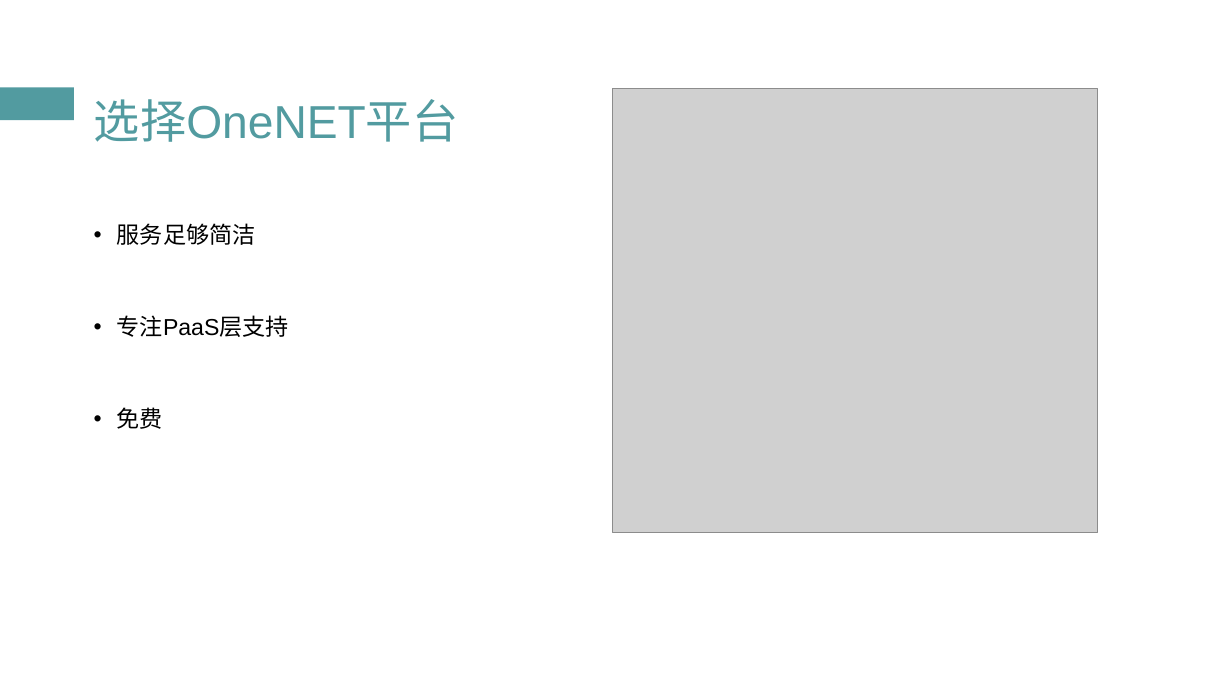
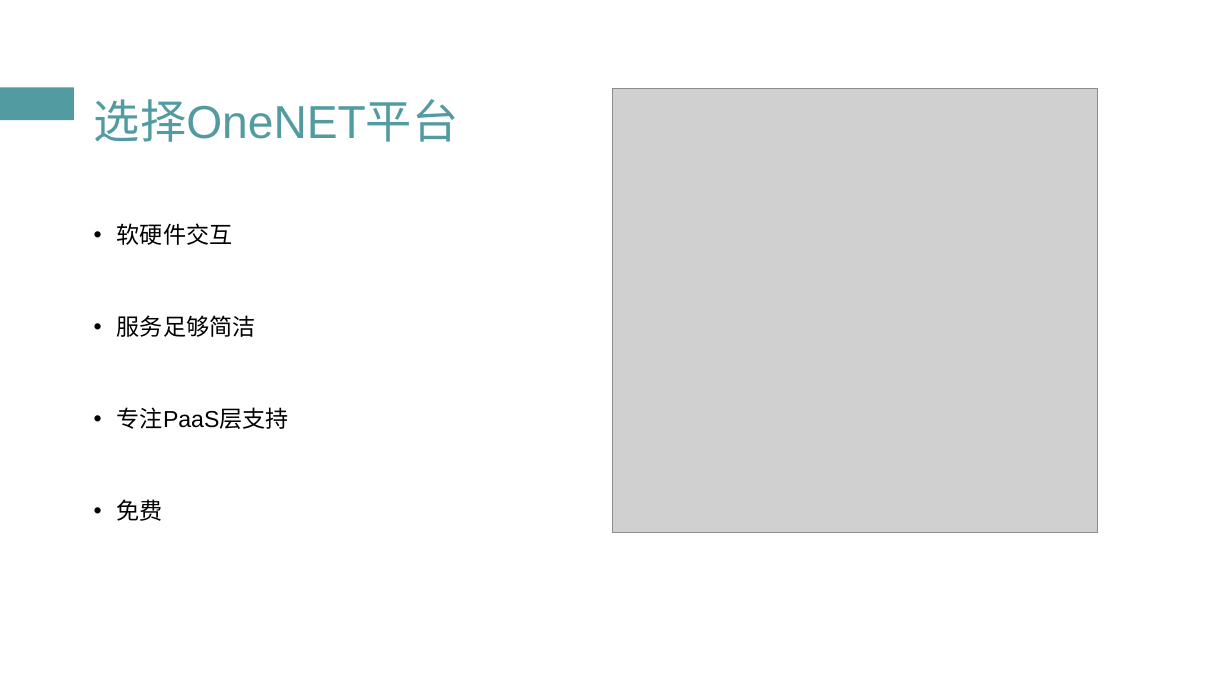
Before and after one commit to zstiu/IoTService, a slide deck: slide 7 of 毕设资料/郑世同IotSevice答辩.ppt (slide 9 before the commit). Drawn at 1232x693 pixels with LibreOffice and Linux fonts; fonts in the diff are those of the drawing; grey boxes stand for pictures. Boxes give left, top, right and bottom in pixels: in the first picture for what was removed or moved away, otherwise in the second. Text is boxed around its words. In the diff, an @@ line names an element or a change of style, - is before the commit and + after.

```diff
--- a/毕设资料/郑世同IotSevice答辩.ppt
+++ b/毕设资料/郑世同IotSevice答辩.ppt
@@ text at bbox=[117, 223, 232, 245]: paragraph added @@
+• 软硬件交互
```
Also in this commit, not shown: 6 other slides changed, 3 slides removed.
